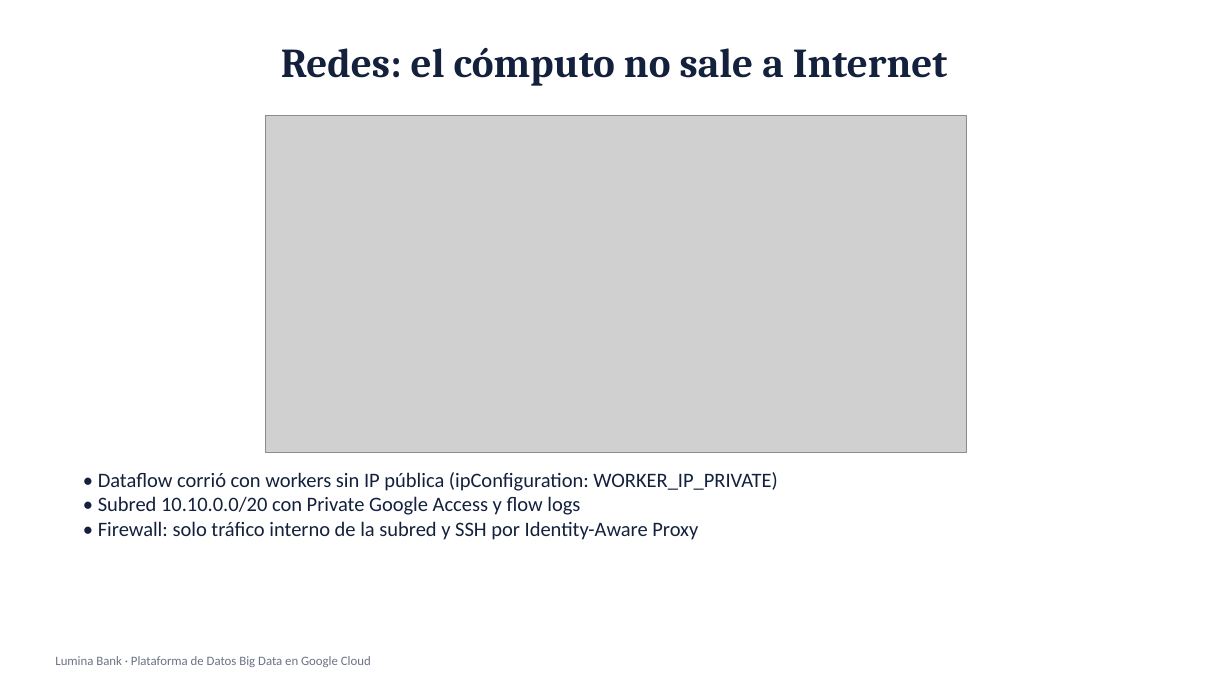
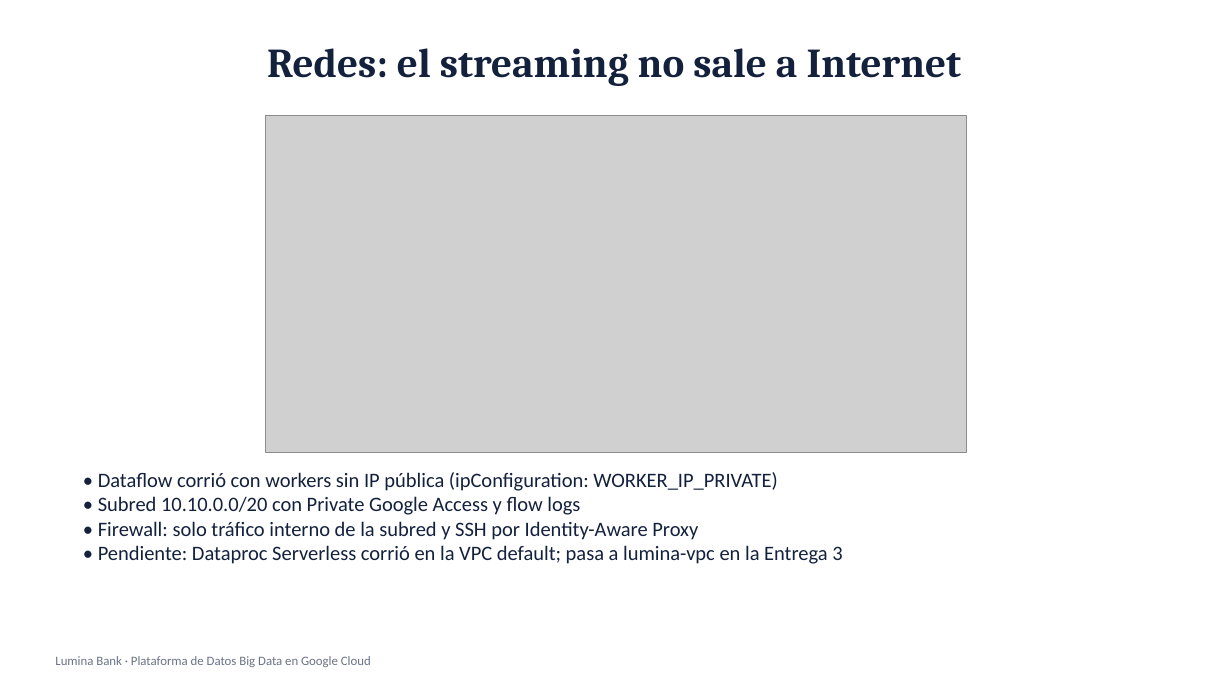
Before and after one commit to bmontoyag/utec_bigdata_trabajo, a slide deck: slide 11 of presentacion/Lumina Bank - Sustentacion.pptx. Drawn at 1232x693 pixels with LibreOffice and Linux fonts; fonts in the diff are those of the drawing; grey boxes stand for pictures. Boxes give left, top, right and bottom in pixels: in the first picture for what was removed or moved away, otherwise in the second. Text is boxed around its words. In the diff, an @@ line names an element or a change of style, - is before the commit and + after.

```diff
--- a/presentacion/Lumina Bank - Sustentacion.pptx
+++ b/presentacion/Lumina Bank - Sustentacion.pptx
@@ title at (267, 48, 962, 86): text changed @@
-Redes: el cómputo no sale a Internet
+Redes: el streaming no sale a Internet
@@ text at (98, 545, 842, 564): paragraph added @@
+• Pendiente: Dataproc Serverless corrió en la VPC default; pasa a lumina-vpc en la Entrega 3
```
Also in this commit, not shown: 4 other slides changed, 2 other files.
